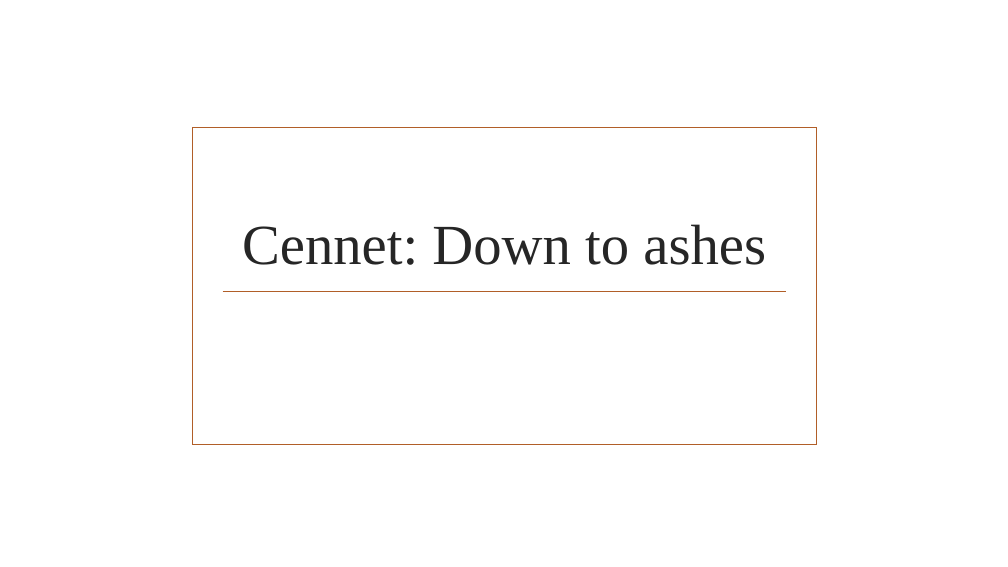
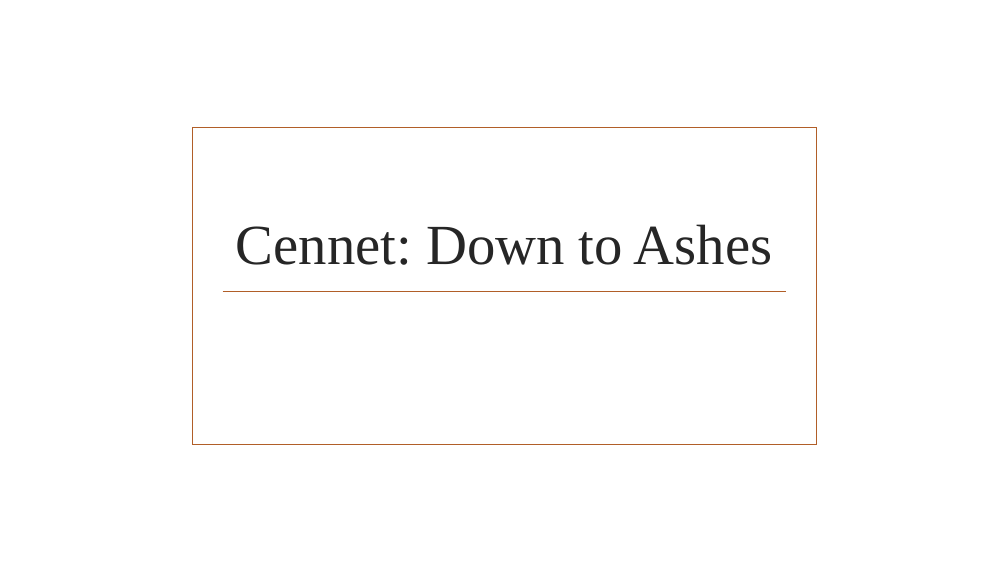
Before and after one commit to PlaceholderGames/2122-yr1-team-chungus, a slide deck: slide 1 of Cennet Down to ashes.pptx. Drawn at 1008x567 pixels with LibreOffice and Linux fonts; fonts in the diff are those of the drawing; background and template pictures are left out. Boxes give left, top, right and bottom in pixels: in the first picture for what was removed or moved away, otherwise in the second. Text is boxed around its words. In the diff, an @@ line names an element or a change of style, - is before the commit and + after.

Commit message:
Example Level - Second Push
- Basically finished the example level just need 1 or 2 features (need feedback from group)
- Added a capital A to Ashes in the powerpoint (Kyle!)

```diff
--- a/Cennet Down to ashes.pptx
+++ b/Cennet Down to ashes.pptx
@@ title at box(236, 224, 773, 265): text changed @@
-Cennet: Down to ashes
+Cennet: Down to Ashes
```
Also in this commit, not shown: 1 other file.
